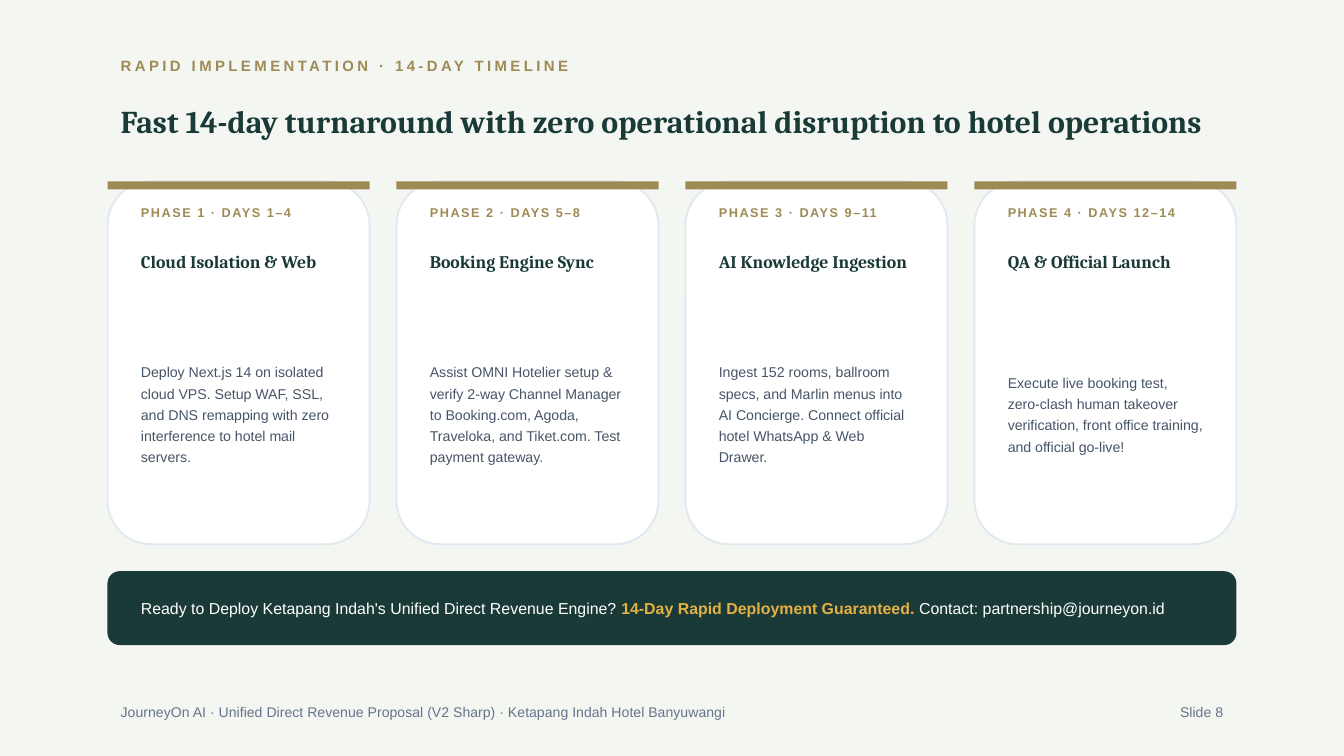
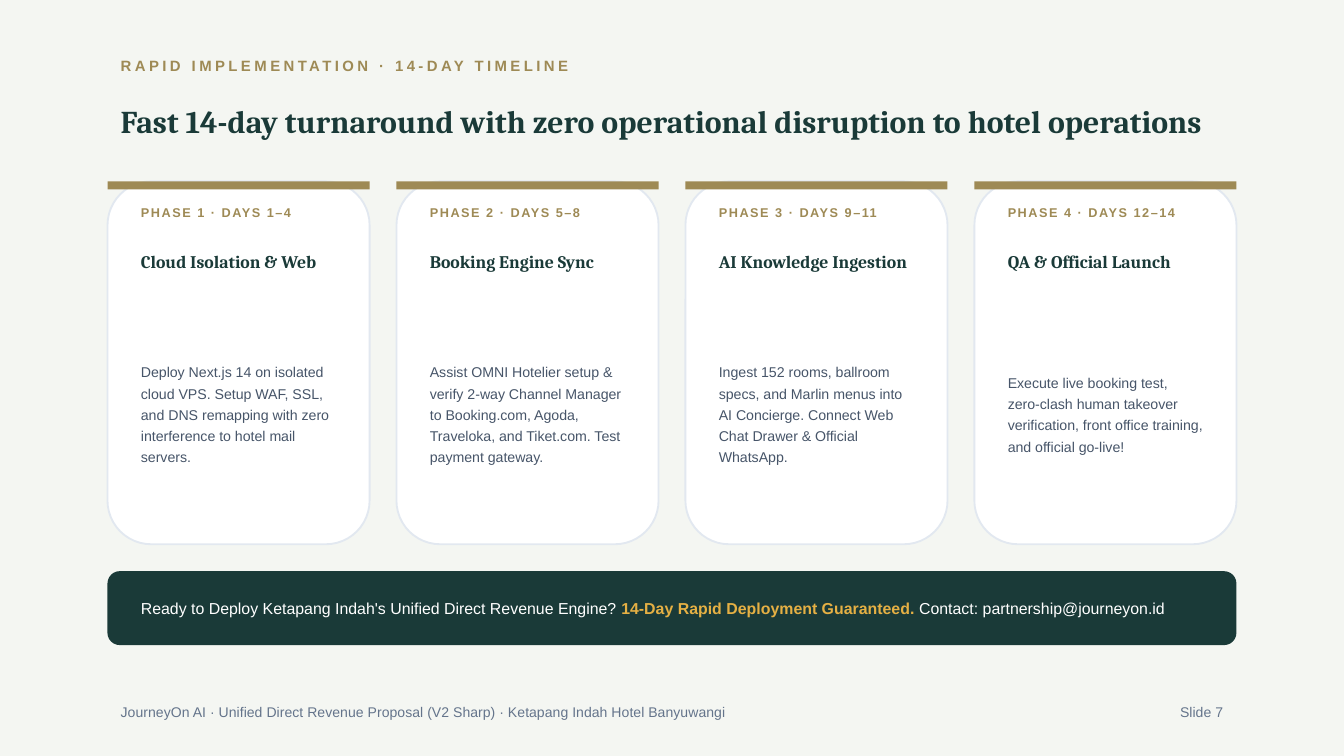
Before and after one commit to arbuuuud/ketapangweb, a slide deck: slide 7 of PITCH_DECK_KETAPANG_INDAH_V2.pptx (slide 8 before the commit). Drawn at 1344x756 pixels with LibreOffice and Linux fonts; fonts in the diff are those of the drawing. Boxes give left, top, right and bottom in pixels: in the first picture for what was removed or moved away, otherwise in the second. Text is boxed around its words. In the diff, an @@ line names an element or a change of style, - is before the commit and + after.

```diff
--- a/PITCH_DECK_KETAPANG_INDAH_V2.pptx
+++ b/PITCH_DECK_KETAPANG_INDAH_V2.pptx
@@ text at (719, 367, 903, 465): text changed @@
-Ingest 152 rooms, ballroom specs, and Marlin menus into AI Concierge. Connect official hotel WhatsApp & Web Drawer.
+Ingest 152 rooms, ballroom specs, and Marlin menus into AI Concierge. Connect Web Chat Drawer & Official WhatsApp.
@@ text at (1180, 707, 1223, 717): text changed @@
-Slide 8
+Slide 7
```
Also in this commit, not shown: 8 other slides changed, 1 slide added, 4 other files.
